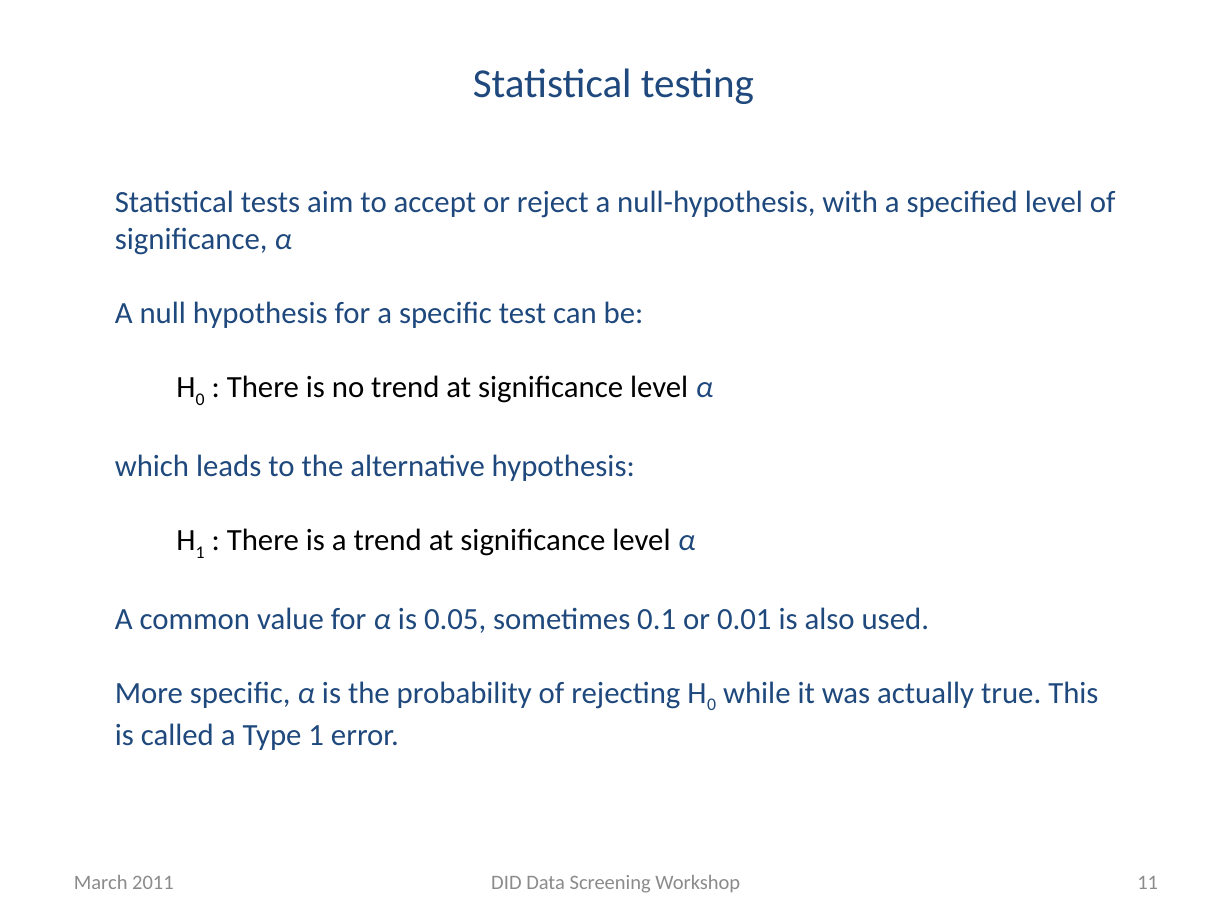
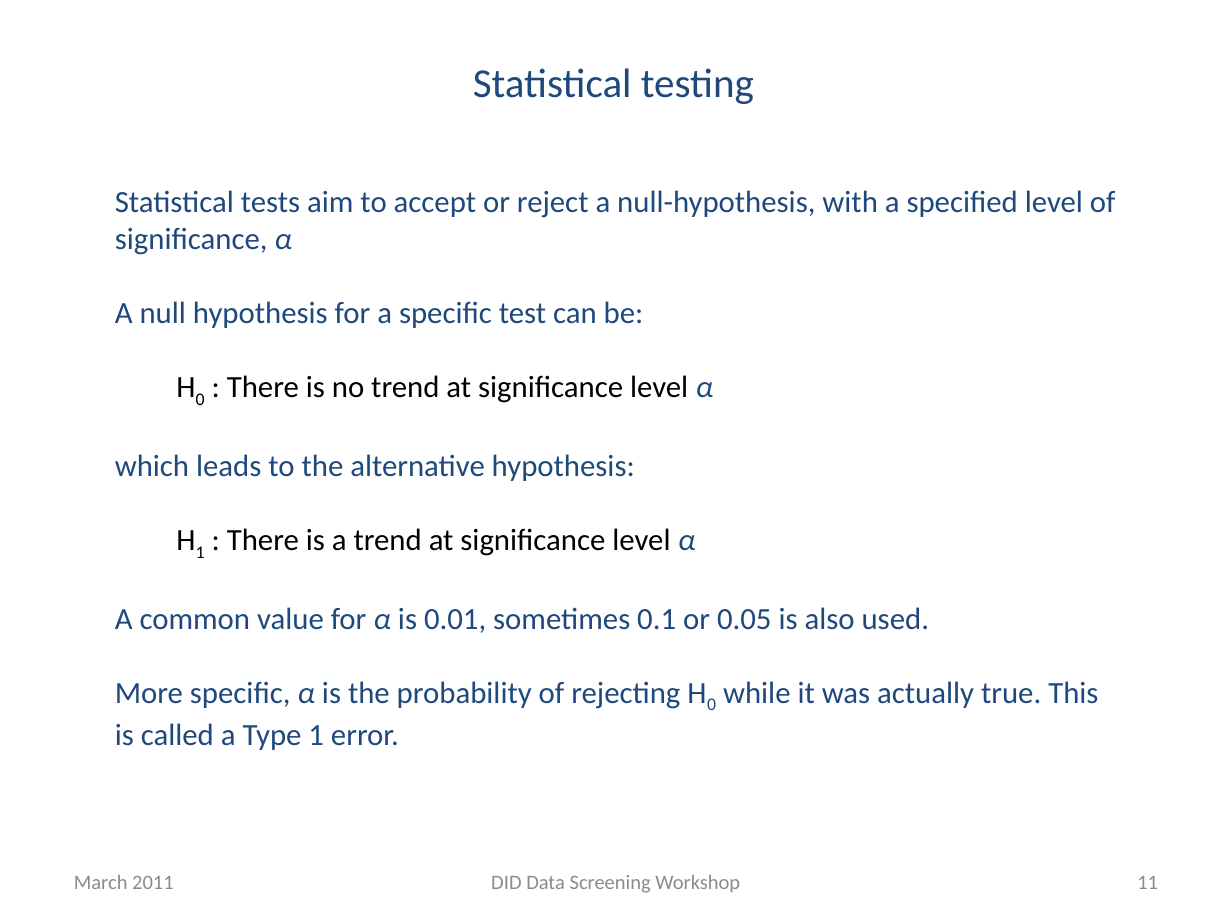
Before and after one commit to RinceBee/Jhimruk, a slide deck: slide 11 of ZDscreen/DScreen.pptx. Drawn at 1232x924 pixels with LibreOffice and Linux fonts; fonts in the diff are those of the drawing. Boxes give left, top, right and bottom in pixels: in the first picture for what was removed or moved away, otherwise in the second. Text is boxed around its words. In the diff, an @@ line names an element or a change of style, - is before the commit and + after.

```diff
--- a/ZDscreen/DScreen.pptx
+++ b/ZDscreen/DScreen.pptx
@@ text at (115,607,929,633): text changed @@
-A common value for α is 0.05, sometimes 0.1 or 0.01 is also used.
+A common value for α is 0.01, sometimes 0.1 or 0.05 is also used.
```
Also in this commit, not shown: 14 other files.
